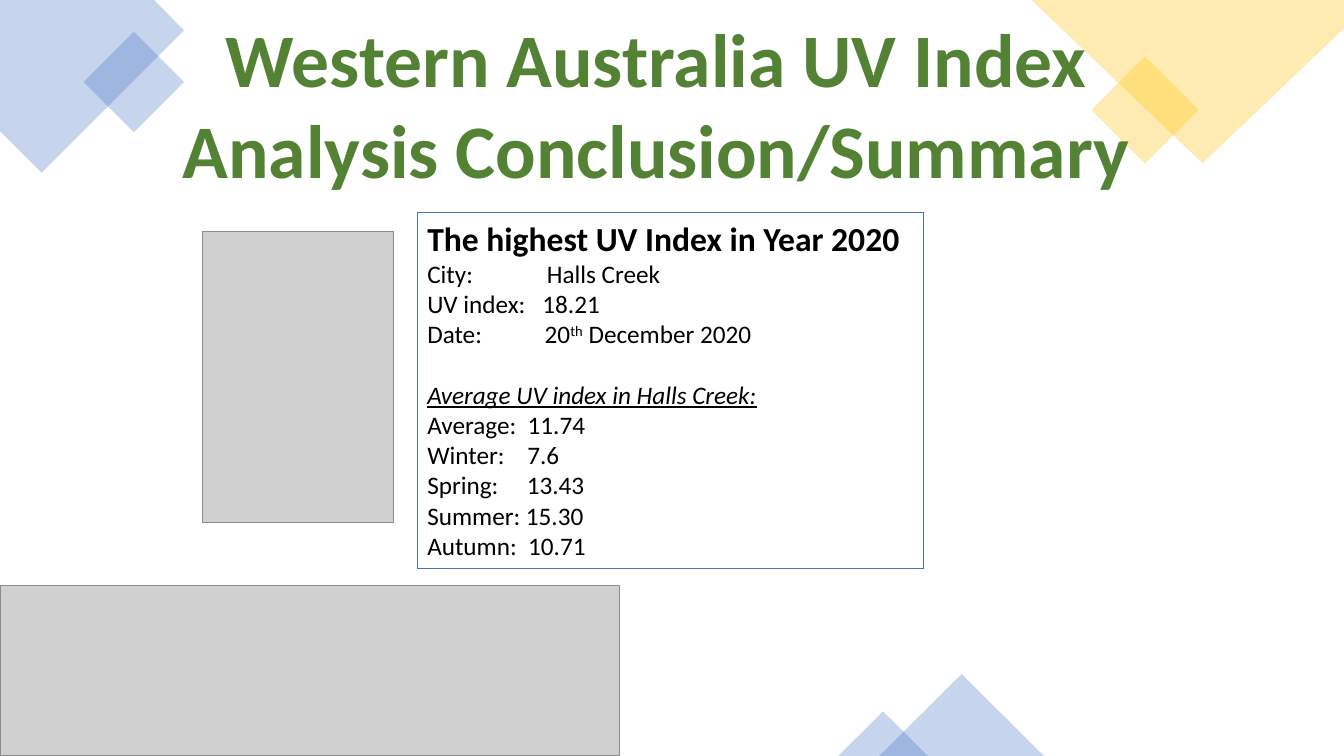
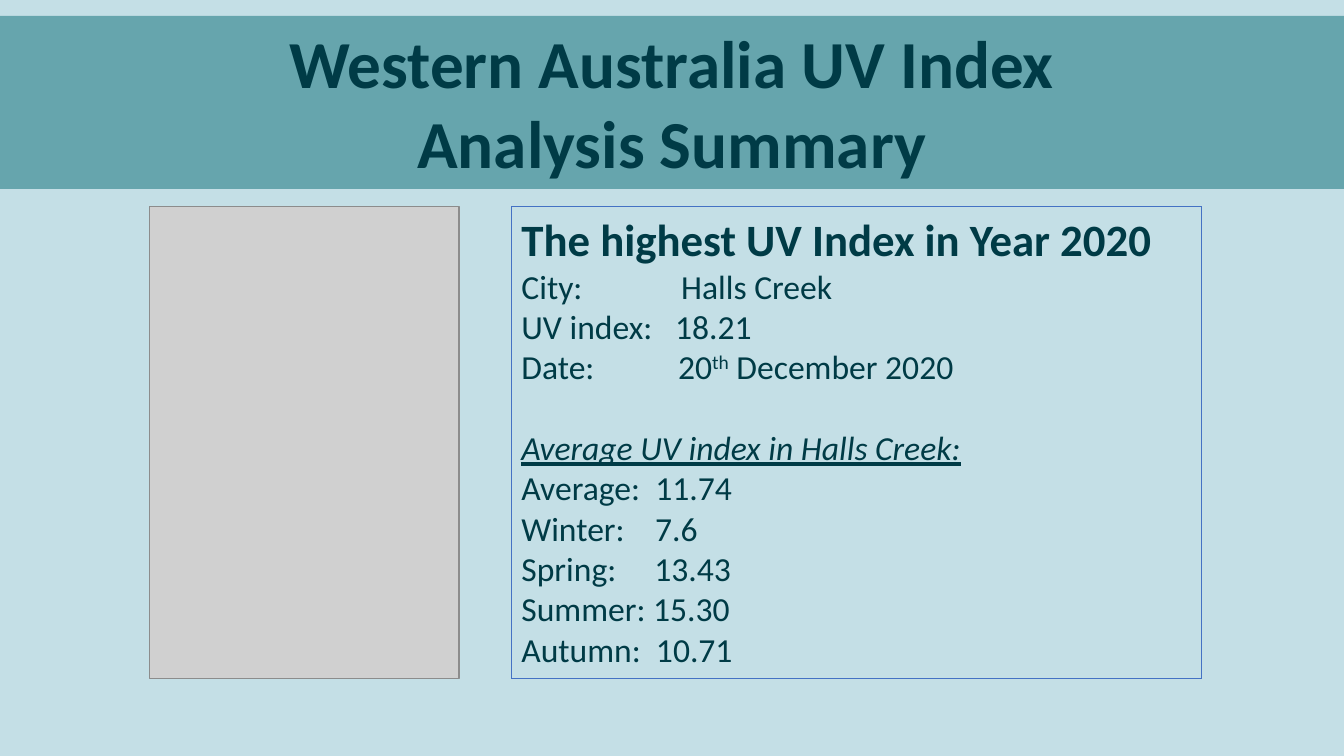
Before and after one commit to parastoorazavi/Data-Analytics-Project-2, a slide deck: slide 9 of Presentation.pptx. Drawn at 1344x756 pixels with LibreOffice and Linux fonts; fonts in the diff are those of the drawing; grey boxes stand for pictures. Boxes give left, top, right and bottom in pixels: in the first picture for what was removed or moved away, otherwise in the second. Text is boxed around its words. In the diff, an @@ line names an element or a change of style, - is before the commit and + after.

```diff
--- a/Presentation.pptx
+++ b/Presentation.pptx
@@ background #FFFFFF to #C4DFE6 @@
@@ rectangle "Western Australia UV Index": place and size @@
-rectangle "Western Australia UV Index" at box(183, 25, 1129, 190)
+rectangle "Western Australia UV Index" at box(0, 16, 1344, 190)
@@ rectangle "Western Australia UV Index" at box(0, 16, 1344, 190): fill none to #66A5AD @@
@@ freeform shape removed at box(0, 0, 185, 173) @@
@@ freeform shape removed at box(1031, 0, 1344, 163) @@
@@ rectangle removed at box(84, 32, 185, 133) @@
@@ text in rectangle at box(289, 41, 1054, 89): size 54 to 48 pt, text colour #548235 to #003B46 in "Western Australia UV Index" @@
@@ rectangle removed at box(1091, 57, 1198, 164) @@
@@ text in rectangle at box(417, 121, 926, 179): text changed; size 54 to 48 pt; text colour #548235 to #003B46 @@
-Analysis Conclusion/Summary
+Analysis Summary
@@ picture: place and size @@
-picture at box(203, 232, 394, 523)
+picture at box(149, 207, 459, 679)
@@ rectangle "The highest UV Index in ...": place and size @@
-rectangle "The highest UV Index in ..." at box(417, 213, 924, 569)
+rectangle "The highest UV Index in ..." at box(511, 207, 1202, 679)
@@ rectangle "The highest UV Index in ..." at box(511, 207, 1202, 679): size 24 to 32 pt in "The highest UV Index in Year 2020"; text colour #000000 to #003B46; size 18 to 24 pt in "City: Halls Creek", "UV index: 18.21", "Date: 20th December 2020", "Average UV index in Halls Creek:" and 5 more places @@
@@ picture removed at box(0, 586, 619, 756) @@
@@ triangle removed at box(879, 675, 1044, 756) @@
@@ triangle removed at box(839, 712, 929, 756) @@
```
Also in this commit, not shown: 11 other slides changed, 5 other files.
